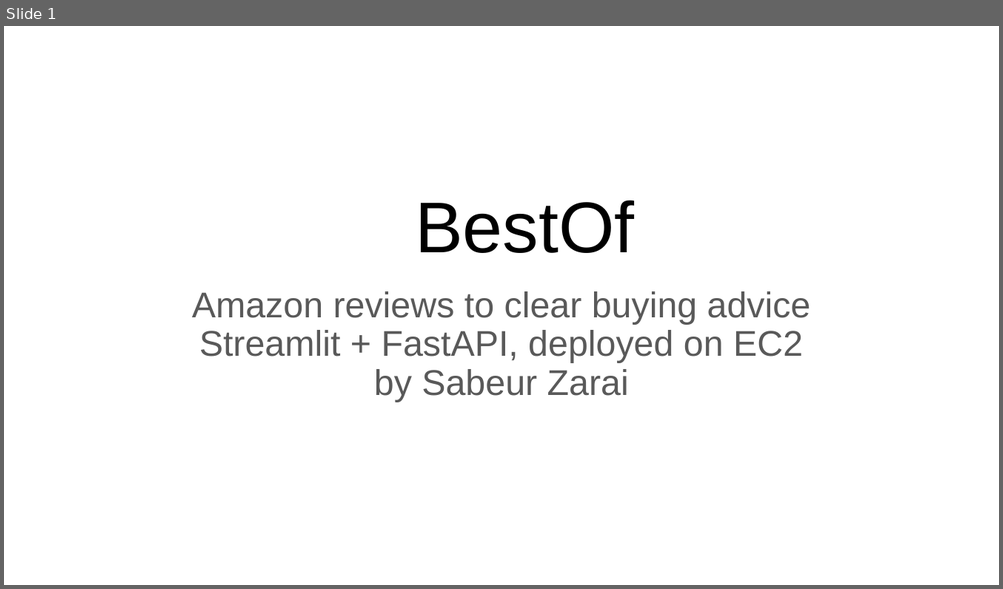
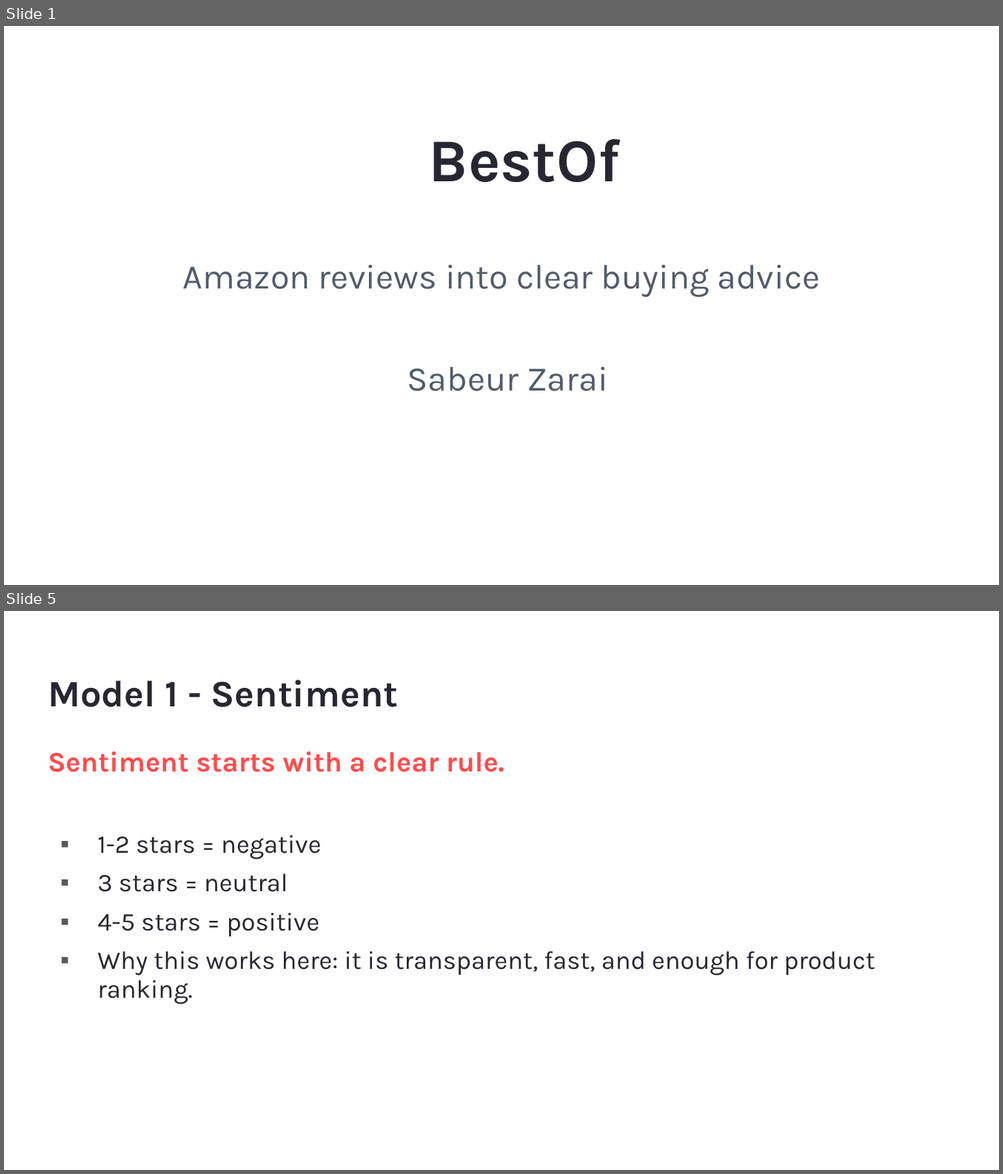
Before and after one commit to sabeurzarai/BestOf, a slide deck: BestOf_presentation.pptx. Shown one above the other, each under a label of ours: slide 1 before the commit, slides 1 and 5 after it; the slides between them are not shown. The pictures are 1003x589 and 1003x1174 pixels, drawn with LibreOffice and Linux fonts; fonts in the diff are those of the drawing. Boxes give left, top, right and bottom in pixels: in the first picture for what was removed or moved away, otherwise in the second. Text is boxed around its words. In the diff, an @@ line names an element or a change of style, - is before the commit and + after.

```diff
--- a/BestOf_presentation.pptx
+++ b/BestOf_presentation.pptx
@@ slide 5 added at box(4, 611, 999, 1170), background #FFFFFF @@
@@ title added at box(48, 680, 398, 707), 27 pt, text #262730, bold @@
+Model 1 - Sentiment
@@ text added at box(48, 752, 875, 1005), 18.5 pt, text #262730 @@
+Sentiment starts with a clear rule.
+▪ 1-2 stars = negative
+▪ 3 stars = neutral
+▪ 4-5 stars = positive
+▪ Why this works here: it is transparent, fast, and enough for product ranking.
@@ slide 1 changed as well @@
@@ title "BestOf" at box(429, 139, 620, 182): size 52 to 44 pt, font Arial to Karla, text colour #000000 to #262730, bold on; more space between paragraphs; vertical alignment bottom to top @@
@@ subtitle at box(183, 265, 820, 392): text changed; size 25.9 to 25 pt; font Arial to Karla; text colour #595959 to #525B69 @@
-Amazon reviews to clear buying advice
-Streamlit + FastAPI, deployed on EC2
-by Sabeur Zarai
+Amazon reviews into clear buying advice
+Sabeur Zarai
```
Also in this commit, not shown: 10 other slides added, 12 slides removed, 5 other files.
